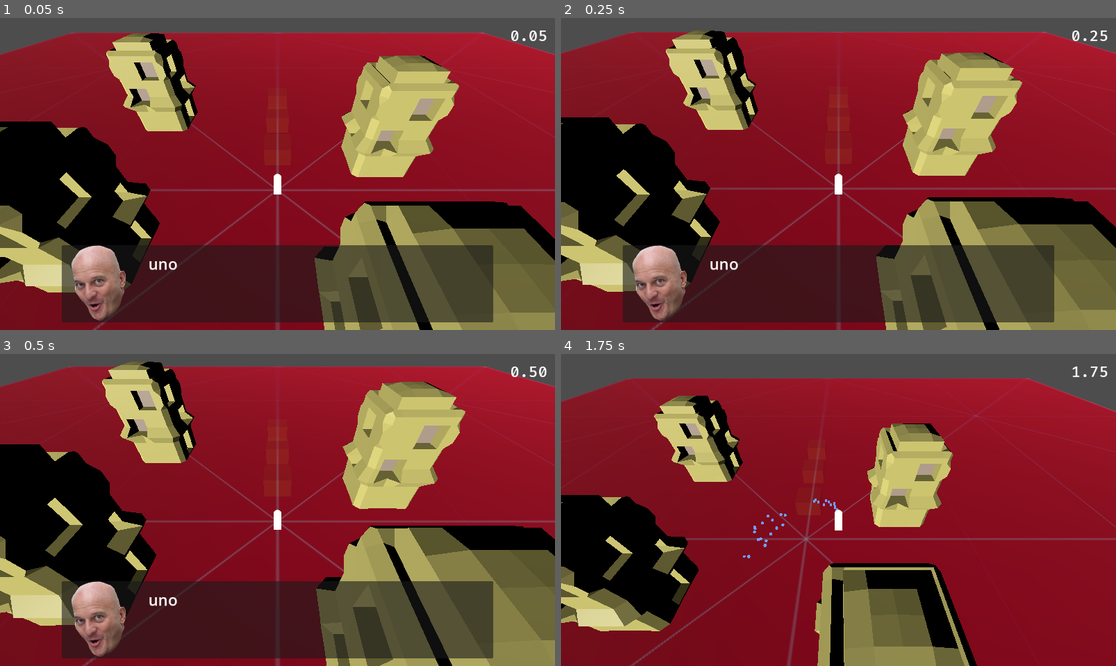
Above: before the commit, frames 1-4 (two rows, left to right).
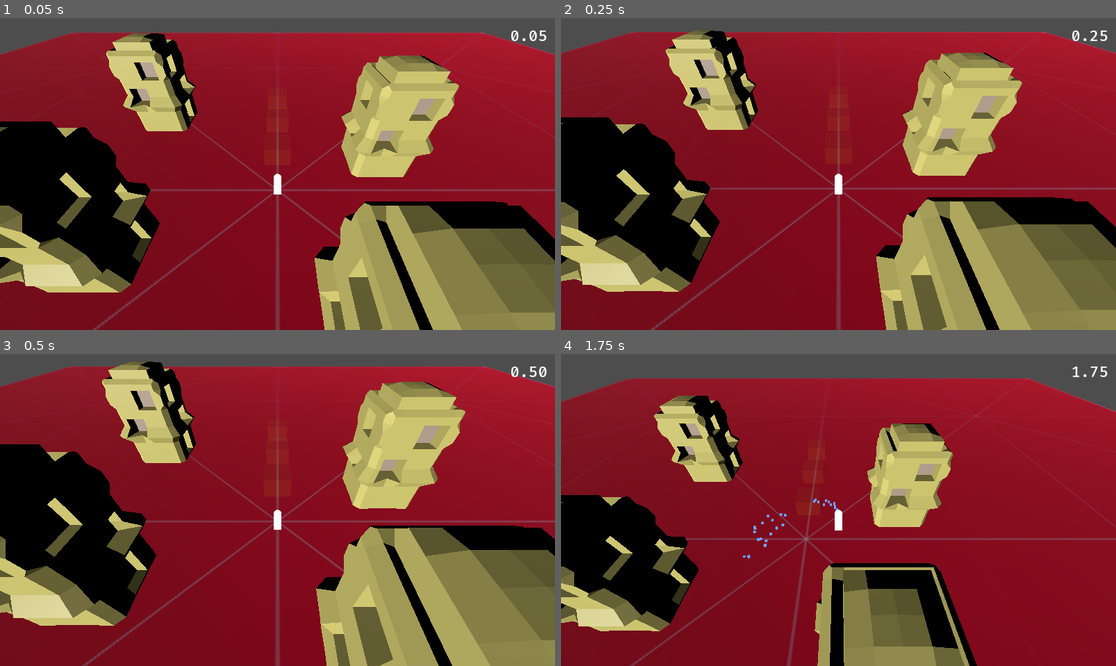
Above: after the commit, the same moments.

Repository: Steffo99/cinnos
Game: Godot game, scene res://Root.tscn
Two runs of this game, one before a commit and one after it. Both use one fixed random seed, a clock stepped at 60 frames per second and the inputs below.
Inputs:
- Up to frame 1 (0.05 s): no input
- Up to frame 2 (0.25 s): no input
- Up to frame 3 (0.5 s): no input
- Up to frame 4 (1.75 s): hold D (move_right) 0.53-1.28 s; tap Space (jump) at 0.77, 1.52 s; hold S (move_down) from 1.28 s (still down)

The runs differ from the first frame. In frame 1, 18% of the frame differs, in the area x 11-89%, y 72-98%; in frame 2, 18%; in frame 3, 18%; in frame 4, nothing differs.

Commit message:
only display if player

Diff:
--- a/obstacles/dialog.gd
+++ b/obstacles/dialog.gd
@@ -8,4 +8,5 @@
 
 
 func _on_body_entered(body):
-	textbox.display(text, duration)
+	if body is Player:
+		textbox.display(text, duration)
